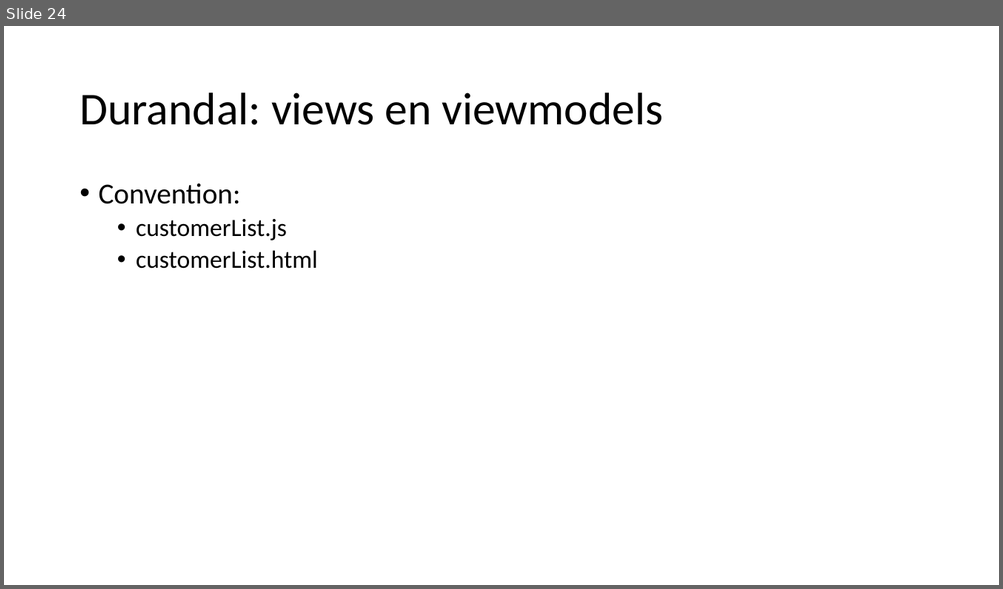
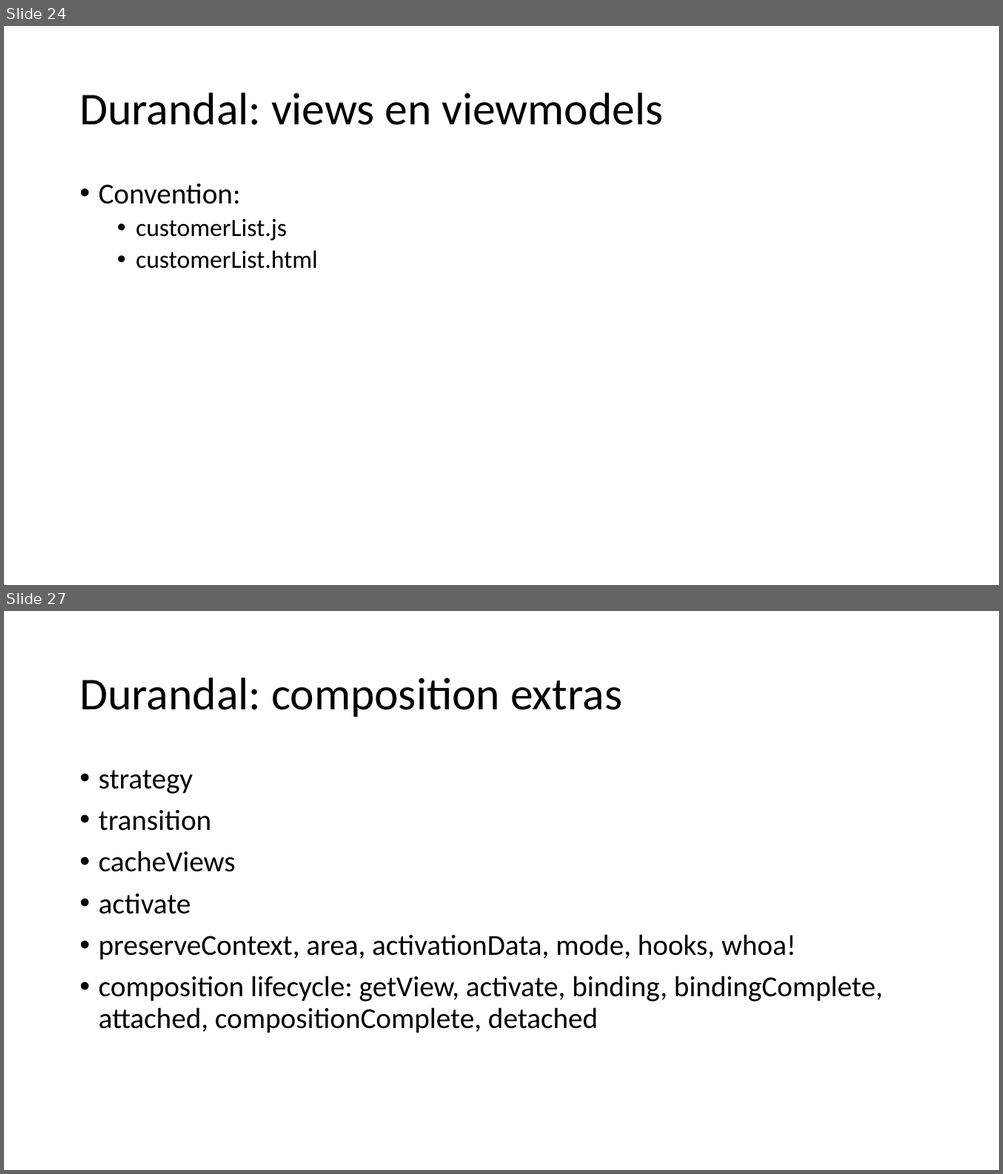
Before and after one commit to petermorlion/DurandalDemo, a slide deck: Durandal T4T.pptx. Shown one above the other, each under a label of ours: slide 24 before the commit, slides 24 and 27 after it; the slides between them are not shown. The pictures are 1003x589 and 1003x1174 pixels, drawn with LibreOffice and Linux fonts; fonts in the diff are those of the drawing. Boxes give left, top, right and bottom in pixels: in the first picture for what was removed or moved away, otherwise in the second. Text is boxed around its words. In the diff, an @@ line names an element or a change of style, - is before the commit and + after.

```diff
--- a/Durandal T4T.pptx
+++ b/Durandal T4T.pptx
@@ slide 27 added at [4,611,999,1170], background #FFFFFF @@
@@ title added at [79,678,622,717], 44 pt, text #000000 @@
+Durandal: composition extras
@@ text added at [99,770,882,1034], 28 pt, text #000000 @@
+• strategy
+• transition
+• cacheViews
+• activate
+• preserveContext, area, activationData, mode, hooks, whoa!
+• composition lifecycle: getView, activate, binding, bindingComplete, attached, compositionComplete, detached
```
Also in this commit, not shown: 1 slide changed, 4 other slides added.
